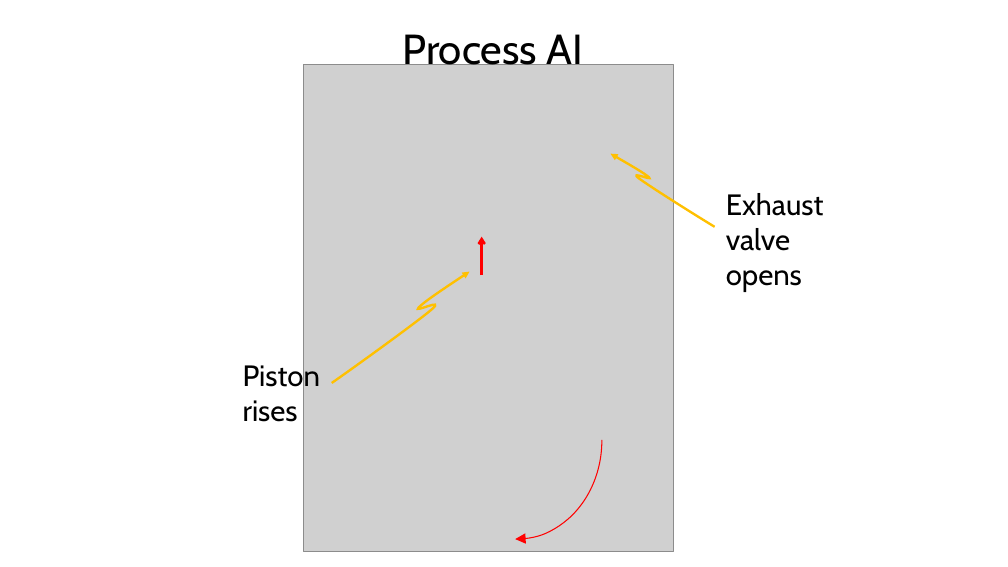
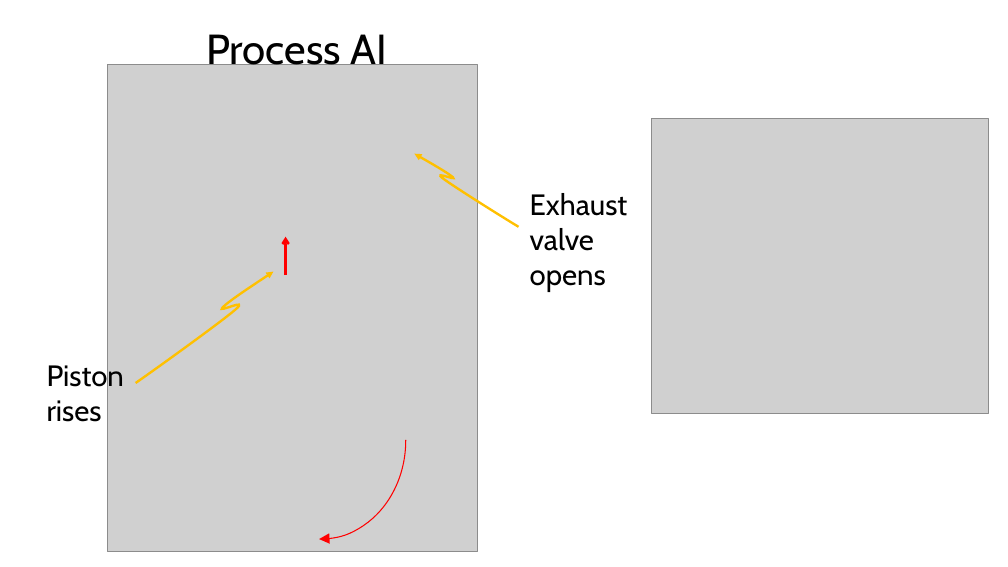
Before and after one commit to rtlines/Introductory-Physics-II, a slide deck: slide 38 of Lecture_Slides/PH 123 Lecture 37.pptx (slide 31 before the commit). Drawn at 1008x567 pixels with LibreOffice and Linux fonts; fonts in the diff are those of the drawing; grey boxes stand for pictures. Boxes give left, top, right and bottom in pixels: in the first picture for what was removed or moved away, otherwise in the second. Text is boxed around its words. In the diff, an @@ line names an element or a change of style, - is before the commit and + after.

```diff
--- a/Lecture_Slides/PH 123 Lecture 37.pptx
+++ b/Lecture_Slides/PH 123 Lecture 37.pptx
@@ picture added at (651, 118, 988, 413) @@
@@ 3 texts, 2 freeform shapes, 1 picture, 1 arc (boxed as its full ellipse), 1 arrow: place and size @@
-3 texts, 2 freeform shapes, 1 picture, 1 arc (boxed as its full ellipse), 1 arrow at (243, 34, 824, 552)
+3 texts, 2 freeform shapes, 1 picture, 1 arc (boxed as its full ellipse), 1 arrow at (47, 34, 628, 552)
```
Also in this commit, not shown: 14 other slides changed, 12 slides added, 5 other files.
